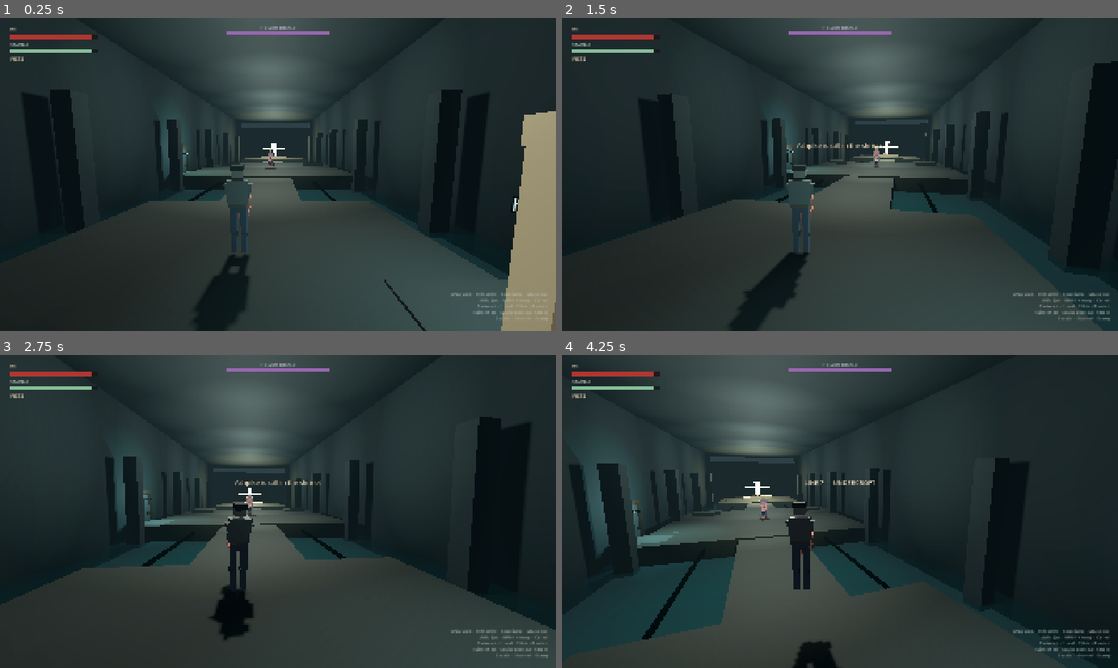
Above: before the commit, frames 1-4 (two rows, left to right).
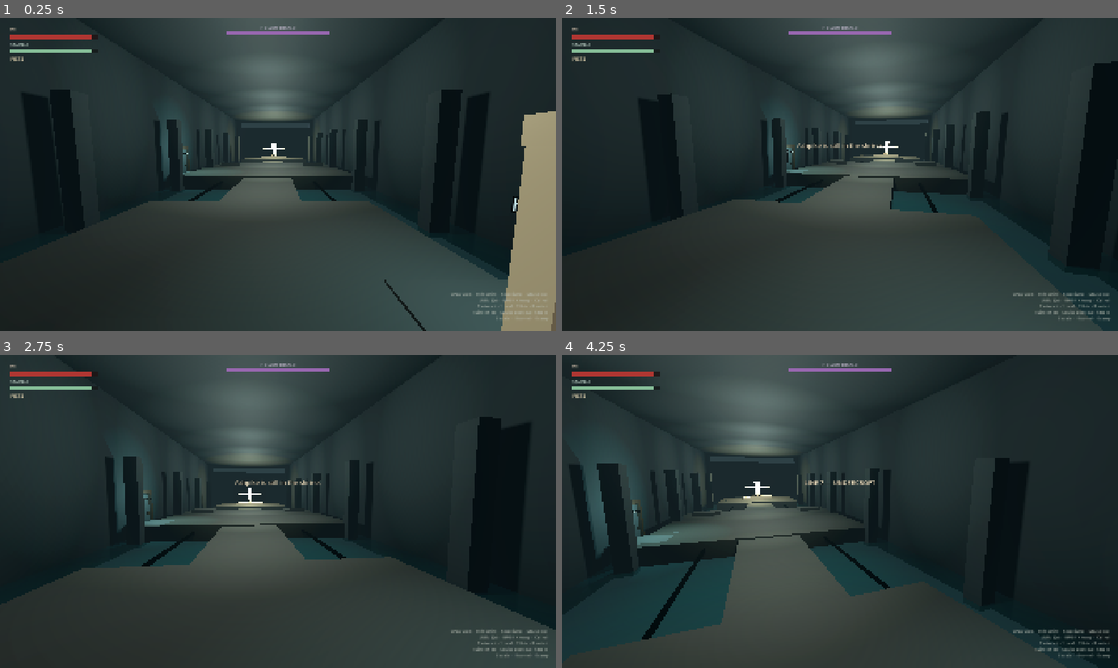
Above: after the commit, the same moments.

Repository: myat93/line7
Game: Godot game, scene res://main.tscn
Two runs of this game, one before a commit and one after it. Both use one fixed random seed, a clock stepped at 60 frames per second and the inputs below.
Inputs (mouse positions are in pixels of both pictures, inside the frame that each line leads up to):
- Up to frame 1 (0.25 s): no input
- Up to frame 2 (1.5 s): tap Enter at 0.5 s; move the mouse to (867, 174) at 0.52 s; hold 1 (bind_ashpike) 0.53-1.28 s; hold W (move_forward) from 0.53 s (still down); click (867, 174) at 0.67 s; tap Space (jump) at 0.77 s; move the mouse to (812, 174) at 1.27 s; tap 2 (bind_fists) at 1.35 s
- Up to frame 3 (2.75 s): keep holding W (move_forward); tap Space (jump) at 1.52 s; move the mouse to (289, 505) at 2.02 s; hold Right mouse button (heavy_attack) from 2.03 s (still down)
- Up to frame 4 (4.25 s): keep holding W (move_forward); move the mouse to (834, 517) at 2.77 s; release Right mouse button (heavy_attack) at 2.78 s; tap E (interact) at 2.85 s; click (834, 517) at 2.92 s; tap Space (jump) at 3.02, 3.77 s; move the mouse to (878, 514) at 3.52 s; press the mouse at (878, 514) at 3.53 s

The runs differ from the first frame. In frame 1, 2.1% of the frame differs, in the area x 35-50%, y 41-100%; in frame 2, 1.9%; in frame 3, 1.7%; in frame 4, 1.4%.

Commit message:
Point MeshRoot at Jake's realistic HE, Herald, and camp GLBs.
One-line swaps keep HEBlockout / HeraldBlockout and the capsule clocks.
Pose joints live on Skeleton3D, so A-pose until bone poses or clips land.

Co-authored-by: myat93 <myat93@users.noreply.github.com>

Diff:
--- a/characters/he/he.gd
+++ b/characters/he/he.gd
@@ -19,7 +19,7 @@
 var _iframe: float = 0.0
 var _roll_held: bool = false
 
-const BLOCKOUT_SCENE: PackedScene = preload("res://characters/he/he_blockout.glb")
+const BLOCKOUT_SCENE: PackedScene = preload("res://characters/he/he_realistic.glb")
 const POSE_PARTS: PackedStringArray = [
 	"Hips", "Torso", "Head",
 	"L_UpperArm", "L_Forearm", "L_Fist",
--- a/characters/he/he.tscn
+++ b/characters/he/he.tscn
@@ -4,7 +4,7 @@
 [ext_resource type="Script" path="res://core/hitbox.gd" id="2_hit"]
 [ext_resource type="Script" path="res://core/hurtbox.gd" id="3_hurt"]
 [ext_resource type="PackedScene" path="res://weapons/ashpike/ashpike.tscn" id="4_pike"]
-[ext_resource type="PackedScene" path="res://characters/he/he_blockout.glb" id="5_blockout"]
+[ext_resource type="PackedScene" path="res://characters/he/he_realistic.glb" id="5_blockout"]
 
 [sub_resource type="CapsuleShape3D" id="CapsuleShape3D_body"]
 radius = 0.32
--- a/enemies/hollow_herald/hollow_herald.gd
+++ b/enemies/hollow_herald/hollow_herald.gd
@@ -2,11 +2,11 @@
 extends CharacterBody3D
 
 ## Slow, readable bosslet. Telegraph swipe, then telegraph lunge.
-## Visual is the transit-coat blockout under MeshRoot. Capsule collision is unchanged.
+## Visual is the realistic transit-coat mesh under MeshRoot. Capsule collision is unchanged.
 
 enum Phase { WAIT, APPROACH, SWIPE_WIND, SWIPE, PAUSE, LUNGE_WIND, LUNGE, REST, DEAD }
 
-const BLOCKOUT_SCENE: PackedScene = preload("res://enemies/hollow_herald/hollow_herald_blockout.glb")
+const BLOCKOUT_SCENE: PackedScene = preload("res://enemies/hollow_herald/hollow_herald_realistic.glb")
 const POSE_PARTS: PackedStringArray = [
 	"Hips", "Torso", "Head", "Crown",
 	"L_UpperArm", "L_Forearm", "L_Fist",
--- a/enemies/hollow_herald/hollow_herald.tscn
+++ b/enemies/hollow_herald/hollow_herald.tscn
@@ -3,7 +3,7 @@
 [ext_resource type="Script" path="res://enemies/hollow_herald/hollow_herald.gd" id="1_hh"]
 [ext_resource type="Script" path="res://core/hitbox.gd" id="2_hit"]
 [ext_resource type="Script" path="res://core/hurtbox.gd" id="3_hurt"]
-[ext_resource type="PackedScene" path="res://enemies/hollow_herald/hollow_herald_blockout.glb" id="4_blockout"]
+[ext_resource type="PackedScene" path="res://enemies/hollow_herald/hollow_herald_realistic.glb" id="4_blockout"]
 
 [sub_resource type="CapsuleShape3D" id="CapsuleShape3D_body"]
 radius = 0.48
--- a/tools/play_sim.gd
+++ b/tools/play_sim.gd
@@ -93,9 +93,9 @@
 		_fail("HE does not face movement direction (+Z).")
 	var blockout := he.mesh_root.get_node_or_null("HEBlockout")
 	if blockout == null:
-		_fail("HE blockout mesh is not instanced under MeshRoot.")
-	elif blockout.find_child("Hips", true, false) == null or blockout.find_child("L_Fist", true, false) == null:
-		_fail("HE blockout joints (Hips / L_Fist) were not imported.")
+		_fail("HE realistic mesh is not instanced under MeshRoot.")
+	elif not _has_named_bones(blockout, PackedStringArray(["Hips", "L_Fist"])):
+		_fail("HE realistic Skeleton3D bones (Hips / L_Fist) were not imported.")
 	var body_col := he.get_node_or_null("CollisionShape3D") as CollisionShape3D
 	if body_col == null or not (body_col.shape is CapsuleShape3D):
 		_fail("HE world collision must stay a capsule.")
@@ -108,9 +108,11 @@
 		_fail("Heavy reach changed from locked 1.52.")
 	var herald_blockout := herald.mesh_root.get_node_or_null("HeraldBlockout")
 	if herald_blockout == null:
-		_fail("Herald blockout mesh is not instanced under MeshRoot.")
-	elif herald_blockout.find_child("Hips", true, false) == null or herald_blockout.find_child("R_UpperArm", true, false) == null:
-		_fail("Herald blockout joints (Hips / R_UpperArm) were not imported.")
+		_fail("Herald realistic mesh is not instanced under MeshRoot.")
+	elif not _has_named_bones(herald_blockout, PackedStringArray(["Hips", "R_UpperArm"])):
+		_fail("Herald realistic Skeleton3D bones (Hips / R_UpperArm) were not imported.")
+	elif herald_blockout.find_child("Crown", true, false) == null:
+		_fail("Herald Crown mesh was not imported.")
 	var herald_col := herald.get_node_or_null("CollisionShape3D") as CollisionShape3D
 	if herald_col == null or not (herald_col.shape is CapsuleShape3D):
 		_fail("Herald world collision must stay a capsule.")
@@ -305,6 +307,26 @@
 	_finish()
 
 
+func _first_skeleton(node: Node) -> Skeleton3D:
+	if node is Skeleton3D:
+		return node as Skeleton3D
+	for child in node.get_children():
+		var found := _first_skeleton(child)
+		if found:
+			return found
+	return null
+
+
+func _has_named_bones(root: Node, names: PackedStringArray) -> bool:
+	var skel := _first_skeleton(root)
+	if skel == null:
+		return false
+	for bone_name in names:
+		if skel.find_bone(bone_name) < 0:
+			return false
+	return true
+
+
 func _fail(message: String) -> void:
 	_failures.append(message)
 
--- a/tools/slice_check.gd
+++ b/tools/slice_check.gd
@@ -24,11 +24,22 @@
 		"res://characters/he/he.tscn",
 		"res://characters/he/he.gd",
 		"res://characters/he/he_blockout.glb",
+		"res://characters/he/he_realistic.glb",
 		"res://characters/he/build_he_blockout.py",
 		"res://enemies/hollow_herald/hollow_herald.tscn",
 		"res://enemies/hollow_herald/hollow_herald.gd",
 		"res://enemies/hollow_herald/hollow_herald_blockout.glb",
+		"res://enemies/hollow_herald/hollow_herald_realistic.glb",
 		"res://enemies/hollow_herald/build_hollow_herald_blockout.py",
+		"res://ruins/guard_camp/meshes/palisade_log_realistic.glb",
+		"res://ruins/guard_camp/meshes/lean_to_a_realistic.glb",
+		"res://ruins/guard_camp/meshes/lean_to_b_realistic.glb",
+		"res://ruins/guard_camp/meshes/tripod_realistic.glb",
+		"res://ruins/guard_camp/meshes/crate_realistic.glb",
+		"res://ruins/guard_camp/meshes/barrel_realistic.glb",
+		"res://ruins/guard_camp/meshes/crate_loot_realistic.glb",
+		"res://ruins/guard_camp/meshes/torch_post_realistic.glb",
+		"res://ruins/guard_camp/meshes/mist_drop_realistic.glb",
 		"res://ruins/line7_undercroft/line7_undercroft.tscn",
 		"res://ruins/fallen_castle/fallen_castle.tscn",
 		"res://ruins/fallen_castle/fallen_castle.gd",
@@ -118,19 +129,24 @@
 	var he_text := FileAccess.get_file_as_string("res://characters/he/he.tscn")
 	if not he_text.contains("Ashpike"):
 		failures.append("HE is missing the hidden Ashpike visual.")
-	if not he_text.contains("he_blockout.glb"):
-		failures.append("he.tscn must instance characters/he/he_blockout.glb under MeshRoot.")
+	if not he_text.contains("he_realistic.glb"):
+		failures.append("he.tscn must instance characters/he/he_realistic.glb under MeshRoot.")
+	if he_text.contains("he_blockout.glb"):
+		failures.append("he.tscn must not instance the box blockout as the live MeshRoot.")
 	if not he_text.contains("CapsuleShape3D"):
 		failures.append("HE capsule collision/hurtbox must remain.")
 	if he_text.contains("CapsuleMesh"):
-		failures.append("HE visual must not be a capsule mesh; instance the blockout GLB.")
-	var glb := load("res://characters/he/he_blockout.glb") as PackedScene
+		failures.append("HE visual must not be a capsule mesh; instance the realistic GLB.")
+	var he_script := FileAccess.get_file_as_string("res://characters/he/he.gd")
+	if not he_script.contains("res://characters/he/he_realistic.glb"):
+		failures.append("he.gd BLOCKOUT_SCENE must preload he_realistic.glb.")
+	var glb := load("res://characters/he/he_realistic.glb") as PackedScene
 	if glb == null:
-		failures.append("he_blockout.glb did not import as a PackedScene.")
+		failures.append("he_realistic.glb did not import as a PackedScene.")
 	else:
 		var visual: Node = glb.instantiate()
-		if visual.find_child("Hips", true, false) == null or visual.find_child("L_Fist", true, false) == null:
-			failures.append("he_blockout.glb is missing pose joints (Hips / L_Fist).")
+		if not _has_named_bones(visual, PackedStringArray(["Hips", "L_Fist"])):
+			failures.append("he_realistic.glb is missing Skeleton3D pose bones (Hips / L_Fist).")
 		visual.free()
 	if load("res://ruins/fallen_castle/camp_kit.gd") == null:
 		failures.append("camp_kit.gd failed to compile.")
@@ -138,19 +154,21 @@
 	if castle_src.contains("CSGBox") or castle_src.contains("CSGCylinder"):
 		failures.append("Guard camp must not be CSG greybox.")
 	var herald_text := FileAccess.get_file_as_string("res://enemies/hollow_herald/hollow_herald.tscn")
-	if not herald_text.contains("hollow_herald_blockout.glb"):
-		failures.append("hollow_herald.tscn must instance enemies/hollow_herald/hollow_herald_blockout.glb under MeshRoot.")
+	if not herald_text.contains("hollow_herald_realistic.glb"):
+		failures.append("hollow_herald.tscn must instance enemies/hollow_herald/hollow_herald_realistic.glb under MeshRoot.")
+	if herald_text.contains("hollow_herald_blockout.glb"):
+		failures.append("hollow_herald.tscn must not instance the box blockout as the live MeshRoot.")
 	if herald_text.contains("res://enemies/hollow_herald/herald_blockout.glb"):
 		failures.append("hollow_herald.tscn must not instance the temp herald_blockout.glb.")
 	if not herald_text.contains("CapsuleShape3D"):
 		failures.append("Herald capsule collision/hurtbox must remain.")
 	if herald_text.contains("CapsuleMesh"):
-		failures.append("Herald visual must not be a capsule mesh; instance the blockout GLB.")
+		failures.append("Herald visual must not be a capsule mesh; instance the realistic GLB.")
 	if not herald_text.contains("radius = 0.48") or not herald_text.contains("height = 2.35"):
 		failures.append("Herald body capsule must stay r=0.48 h=2.35.")
 	var herald_script := FileAccess.get_file_as_string("res://enemies/hollow_herald/hollow_herald.gd")
-	if not herald_script.contains("res://enemies/hollow_herald/hollow_herald_blockout.glb"):
-		failures.append("hollow_herald.gd BLOCKOUT_SCENE must preload hollow_herald_blockout.glb.")
+	if not herald_script.contains("res://enemies/hollow_herald/hollow_herald_realistic.glb"):
+		failures.append("hollow_herald.gd BLOCKOUT_SCENE must preload hollow_herald_realistic.glb.")
 	if herald_script.contains("res://enemies/hollow_herald/herald_blockout.glb"):
 		failures.append("hollow_herald.gd must not preload the temp herald_blockout.glb.")
 	if not herald_script.contains("_place_and_arm(swipe_box, Combat.HERALD_SWIPE_DAMAGE, 2.4, 1.6, 2.2)"):
@@ -161,15 +179,15 @@
 		failures.append("Herald swipe wind/active clocks must stay 1.15 / 0.38.")
 	if not herald_script.contains("_time >= 1.25") or not herald_script.contains("_time >= 0.42"):
 		failures.append("Herald lunge wind/active clocks must stay 1.25 / 0.42.")
-	var official_glb := load("res://enemies/hollow_herald/hollow_herald_blockout.glb") as PackedScene
+	var official_glb := load("res://enemies/hollow_herald/hollow_herald_realistic.glb") as PackedScene
 	if official_glb == null:
-		failures.append("hollow_herald_blockout.glb did not import as a PackedScene.")
+		failures.append("hollow_herald_realistic.glb did not import as a PackedScene.")
 	else:
 		var official_visual: Node = official_glb.instantiate()
-		if official_visual.find_child("Hips", true, false) == null or official_visual.find_child("R_UpperArm", true, false) == null:
-			failures.append("hollow_herald_blockout.glb is missing pose joints (Hips / R_UpperArm).")
+		if not _has_named_bones(official_visual, PackedStringArray(["Hips", "R_UpperArm"])):
+			failures.append("hollow_herald_realistic.glb is missing Skeleton3D pose bones (Hips / R_UpperArm).")
 		if official_visual.find_child("Crown", true, false) == null:
-			failures.append("hollow_herald_blockout.glb is missing the Crown joint.")
+			failures.append("hollow_herald_realistic.glb is missing the Crown mesh.")
 		official_visual.free()
 	var under_text := FileAccess.get_file_as_string("res://ruins/line7_undercroft/line7_undercroft.gd")
 	if not under_text.contains("line7_pocket") or not under_text.contains("door_gap"):
@@ -188,6 +206,45 @@
 			failures.append("guard_camp does not place named piece %s." % piece)
 	if FileAccess.file_exists("res://ruins/guard_camp/README.md") == false:
 		failures.append("ruins/guard_camp/README.md is missing.")
+	for camp_mesh in [
+		"palisade_log_realistic.glb",
+		"lean_to_a_realistic.glb",
+		"lean_to_b_realistic.glb",
+		"tripod_realistic.glb",
+		"crate_realistic.glb",
+		"crate_loot_realistic.glb",
+		"barrel_realistic.glb",
+		"torch_post_realistic.glb",
+		"mist_drop_realistic.glb",
+	]:
+		var found_mesh := false
+		for script_name in ["guard_camp.gd", "palisade_log.gd", "palisade_enter.gd", "lean_to_a.gd", "lean_to_b.gd", "tripod_central.gd", "crate_loot.gd", "guard_plank.gd", "torch_post.gd", "mist_drop.gd"]:
+			var script_text := FileAccess.get_file_as_string("res://ruins/guard_camp/%s" % script_name)
+			if script_text.contains(camp_mesh):
+				found_mesh = true
+				break
+		if not found_mesh:
+			failures.append("guard camp scripts must instance meshes/%s." % camp_mesh)
 	var combat_text := FileAccess.get_file_as_string("res://core/combat.gd")
 	if not combat_text.contains("\"reach\": 1.32") or not combat_text.contains("\"reach\": 2.35"):
 		failures.append("Combat reach numbers must stay 1.32 (jab) / 2.35 (pike).")
+
+
+func _first_skeleton(node: Node) -> Skeleton3D:
+	if node is Skeleton3D:
+		return node as Skeleton3D
+	for child in node.get_children():
+		var found := _first_skeleton(child)
+		if found:
+			return found
+	return null
+
+
+func _has_named_bones(root: Node, names: PackedStringArray) -> bool:
+	var skel := _first_skeleton(root)
+	if skel == null:
+		return false
+	for bone_name in names:
+		if skel.find_bone(bone_name) < 0:
+			return false
+	return true
Not shown, changed: README.md
Not shown, changed: characters/he/README.md
Not shown, changed: enemies/hollow_herald/README.md
Not shown, changed: ruins/guard_camp/README.md
